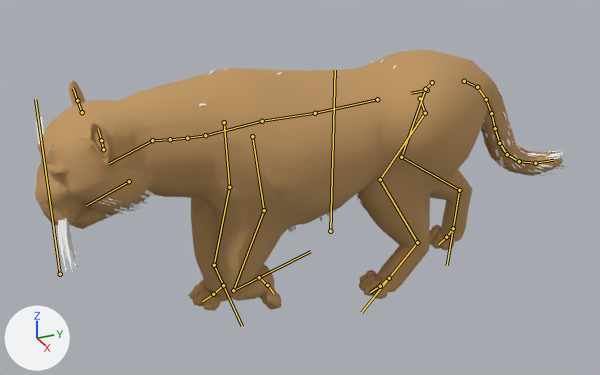
The glTF model assets/models/fauna/own/yagua.glb, before and after one commit.
The view is the same before and after, from a camera (50 mm lens) standing at (2.069, -1.06, 1.405) and looking at (-0.025, -0.118, 0.358). The lights are fixed; the arrows at lower left show +X, +Y and +Z. The first picture is the older version. Both versions are drawn at frame 1 of the action 'Walk'; the numbers are the values there. The bones that change, and the others that lie on the model, are drawn over the model as lines.

The first picture shows 'Yaguarete', 'Yaguarete_LOD'.
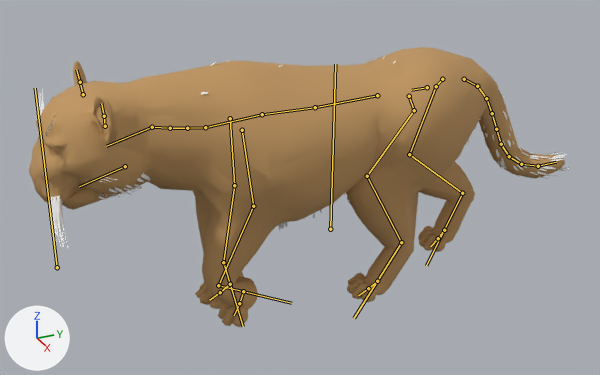
Changed parts and their boxes [x1, y1, x2, y2] in the pictures (600 x 375 px):
'Yaguarete', posed (7% taller)
    before: [35, 50, 567, 311]
    after: [29, 47, 569, 326]
'Yaguarete_LOD', posed (7% taller)
    before: [37, 50, 560, 311]
    after: [32, 47, 562, 327]
bone 'Body', root to tip
    before: (330, 231) to (335, 70)
    after: (330, 229) to (335, 64)
bone 'BackShoulder.L', root to tip
    before: (420, 98) to (425, 113)
    after: (409, 96) to (414, 110)
bone 'BackLeg.L', root to tip
    before: (425, 113) to (380, 179)
    after: (414, 110) to (367, 176)
bone 'BackUpperLeg.L', root to tip
    before: (380, 179) to (417, 242)
    after: (367, 176) to (401, 242)
bone 'BackLowerLeg.L', root to tip
    before: (417, 242) to (361, 312)
    after: (401, 242) to (354, 318)
bone 'BackShoulder.R', root to tip
    before: (432, 82) to (425, 89)
    after: (442, 79) to (436, 86)
bone 'BackLeg.R', root to tip
    before: (425, 89) to (401, 157)
    after: (436, 86) to (409, 154)
bone 'BackUpperLeg.R', root to tip
    before: (401, 157) to (459, 190)
    after: (409, 154) to (462, 193)
bone 'BackLowerLeg.R', root to tip
    before: (459, 190) to (447, 265)
    after: (462, 193) to (426, 265)
bone 'Tail1', root to tip
    before: (464, 81) to (477, 87)
    after: (464, 79) to (477, 86)
bone 'Tail2', root to tip
    before: (477, 87) to (486, 99)
    after: (477, 86) to (486, 98)
bone 'Tail3', root to tip
    before: (486, 99) to (491, 113)
    after: (486, 98) to (492, 113)
bone 'Tail8', root to tip
    before: (519, 161) to (535, 163)
    after: (521, 164) to (538, 166)
bone 'Tail9', root to tip
    before: (535, 163) to (553, 160)
    after: (538, 166) to (556, 162)
bone 'FrontShoulder.L', root to tip
    before: (252, 136) to (264, 210)
    after: (242, 130) to (253, 206)
bone 'FrontUpperLeg.L', root to tip
    before: (264, 210) to (233, 290)
    after: (253, 206) to (218, 285)
bone 'FrontLowerLeg.L', root to tip
    before: (233, 290) to (310, 251)
    after: (218, 285) to (291, 303)
bone 'FrontShoulder.R', root to tip
    before: (224, 122) to (229, 187)
    after: (230, 118) to (234, 185)
bone 'FrontUpperLeg.R', root to tip
    before: (229, 187) to (214, 265)
    after: (234, 185) to (223, 262)
bone 'FrontLowerLeg.R', root to tip
    before: (214, 265) to (242, 326)
    after: (223, 262) to (243, 326)
bone 'Neck1', root to tip
    before: (205, 135) to (187, 138)
    after: (205, 127) to (187, 128)
bone 'IKBackLeg.L', root to tip
    before: (389, 278) to (380, 286)
    after: (377, 281) to (368, 288)
bone 'IKBackLeg.R', root to tip
    before: (453, 228) to (446, 237)
    after: (444, 230) to (438, 238)
bone 'IKFrontLeg.L', root to tip
    before: (259, 277) to (267, 285)
    after: (243, 291) to (239, 303)
bone 'IKFrontLeg.R', root to tip
    before: (223, 285) to (213, 294)
    after: (230, 284) to (220, 292)

The edits, one by one:
Bone 'Body' (bone_body) moves from (-0.002, -0.016, 0.01) to (0.005, -0.002, -0.001).
Bone 'Body' (bone_body) turns from (-2, 0, 0) to (0, 0, 1) degrees about its own x, y and z.
Bone 'BackShoulder.L' (bone_backshoulder_l) moves from (0.06, 0.0, 0.0) to (0.098, 0.0, 0.0).
Bone 'BackLeg.L' (bone_backleg_l) turns from (12, 0, 0) to (13, 0, -1) degrees about its own x, y and z.
Bone 'BackUpperLeg.L' (bone_backupperleg_l) turns from (-1, 0, -1) to (-1, 0, 0) degrees about its own x, y and z.
Bone 'BackLowerLeg.L' (bone_backlowerleg_l) turns from (0, 0, -13) to (-1, 0, -2) degrees about its own x, y and z.
Bone 'BackShoulder.R' (bone_backshoulder_r) moves from (0.054, 0.0, 0.0) to (0.092, 0.0, 0.0).
Bone 'BackLeg.R' (bone_backleg_r) turns from (-9, 0, 0) to (-7, 0, -1) degrees about its own x, y and z.
Bone 'BackUpperLeg.R' (bone_backupperleg_r) turns from (3, 0, 0) to (1, 0, 1) degrees about its own x, y and z.
Bone 'BackLowerLeg.R' (bone_backlowerleg_r) turns from (2, 0, -2) to (1, 0, -18) degrees about its own x, y and z.
Bone 'Tail1' (bone_tail1) turns from (3, 0, 1) to (3, 0, 0) degrees about its own x, y and z.
Bone 'Tail2' (bone_tail2) turns from (2, -1, 0) to (2, 1, 0) degrees about its own x, y and z.
Bone 'Tail3' (bone_tail3) turns from (1, 0, 0) to (1, 1, -1) degrees about its own x, y and z.
Bone 'Tail8' (bone_tail8) turns from (0, 2, -8) to (0, 1, -5) degrees about its own x, y and z.
Bone 'Tail9' (bone_tail9) turns from (0, -1, -7) to (0, 0, -4) degrees about its own x, y and z.
Bone 'FrontShoulder.L' (bone_frontshoulder_l) moves from (0.017, 0.003, 0.022) to (-0.002, 0.0, -0.002).
Bone 'FrontUpperLeg.L' (bone_frontupperleg_l) turns from (3, 0, -17) to (0, 0, -18) degrees about its own x, y and z.
Bone 'FrontLowerLeg.L' (bone_frontlowerleg_l) turns from (1, -2, 136) to (0, 0, 96) degrees about its own x, y and z.
Bone 'FrontShoulder.R' (bone_frontshoulder_r) moves from (-0.008, -0.009, 0.013) to (0.0, 0.004, -0.001).
Bone 'FrontUpperLeg.R' (bone_frontupperleg_r) turns from (3, 0, -7) to (0, 0, -2) degrees about its own x, y and z.
Bone 'FrontLowerLeg.R' (bone_frontlowerleg_r) turns from (0, 0, 39) to (0, 0, 30) degrees about its own x, y and z.
Bone 'Neck1' (bone_neck1) turns from (-7, 0, 0) to (-4, 0, 0) degrees about its own x, y and z.
Bone 'IKBackLeg.L' (bone_ikbackleg_l) moves from (0.0, 0.167, 0.119) to (0.0, 0.201, 0.144).
Bone 'IKBackLeg.R' (bone_ikbackleg_r) moves from (0.0, -0.136, -0.076) to (0.0, -0.108, -0.054).
Bone 'IKBackLeg.R' (bone_ikbackleg_r) turns from (-13, 0, 0) to (-14, 0, 0) degrees about its own x, y and z.
Bone 'IKFrontLeg.L' (bone_ikfrontleg_l) moves from (0.0, -0.107, 0.055) to (0.0, -0.046, 0.054).
Bone 'IKFrontLeg.L' (bone_ikfrontleg_l) turns from (-96, 0, 0) to (-38, 0, 0) degrees about its own x, y and z.
Bone 'IKFrontLeg.R' (bone_ikfrontleg_r) moves from (0.0, -0.002, -0.001) to (0.0, -0.02, -0.013).
